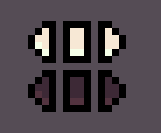
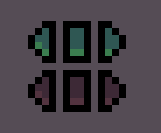
Two versions of the same layered image (161 x 133). Layer-by-layer changes:
showed group "Green" (6 layers) over [35, 28, 119, 56]
showed group "Purple" (6 layers) over [35, 28, 119, 56]
